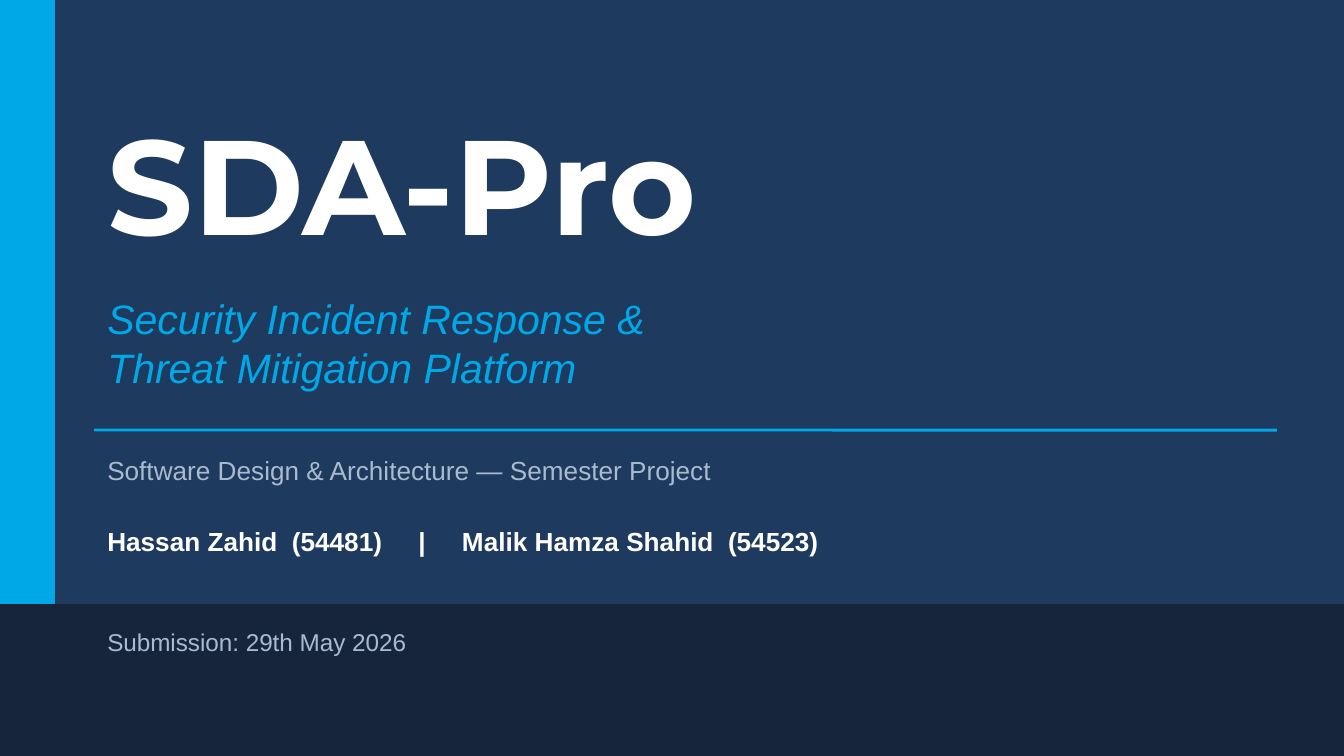
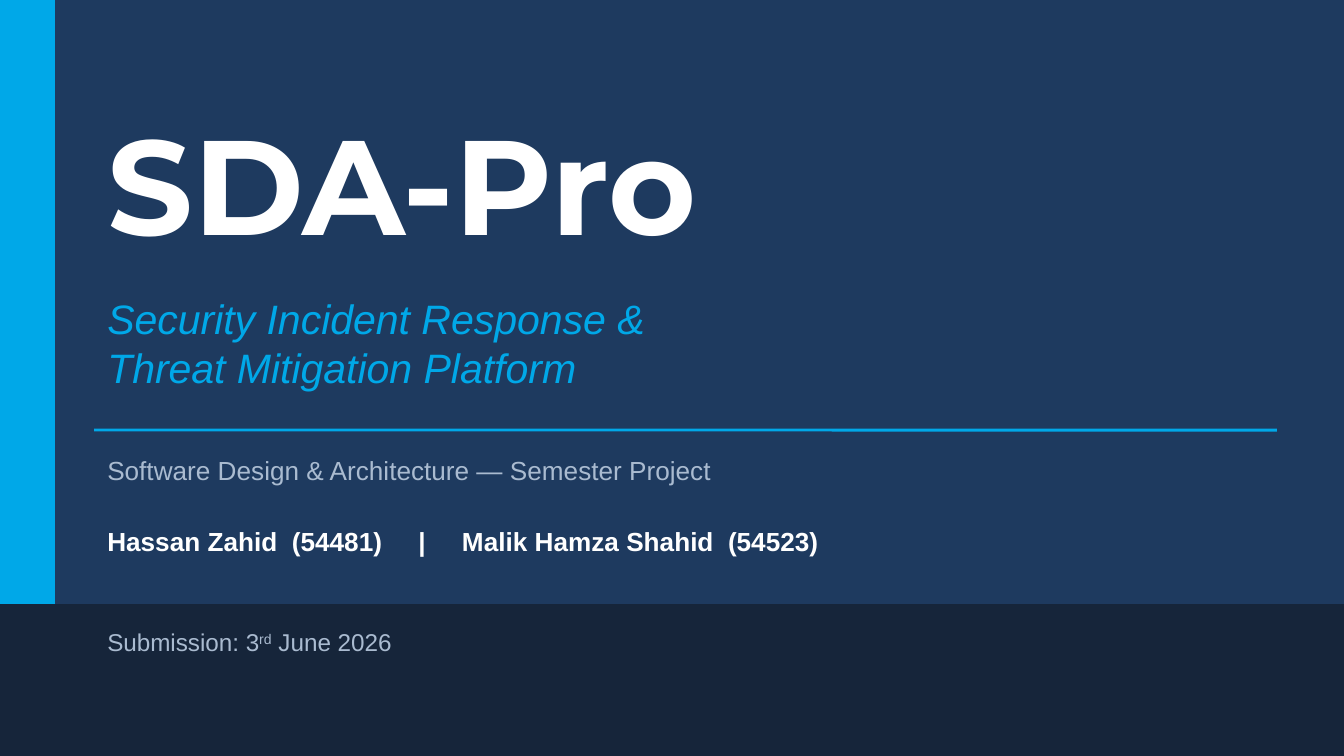
Before and after one commit to hassanzahid176/SDA-Pro, a slide deck: slide 1 of SDA-Pro-Presentation.pptx. Drawn at 1344x756 pixels with LibreOffice and Linux fonts; fonts in the diff are those of the drawing. Boxes give left, top, right and bottom in pixels: in the first picture for what was removed or moved away, otherwise in the second. Text is boxed around its words. In the diff, an @@ line names an element or a change of style, - is before the commit and + after.

```diff
--- a/SDA-Pro-Presentation.pptx
+++ b/SDA-Pro-Presentation.pptx
@@ text at (x1=107, y1=633, x2=392, y2=651): text changed @@
-Submission: 29th May 2026
+Submission: 3rd June 2026
```
Also in this commit, not shown: 1 other slide changed, 3 other files.
